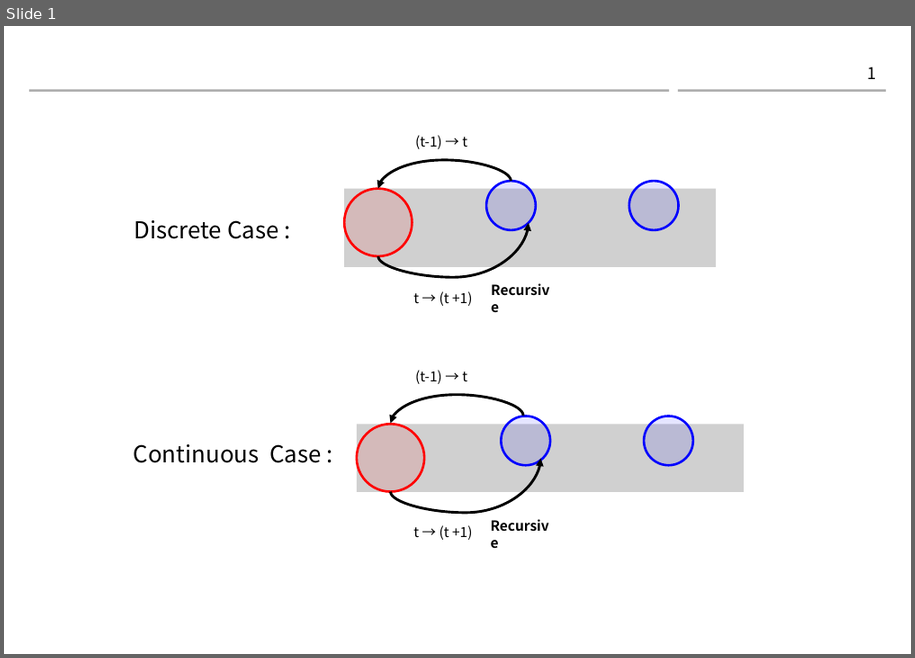
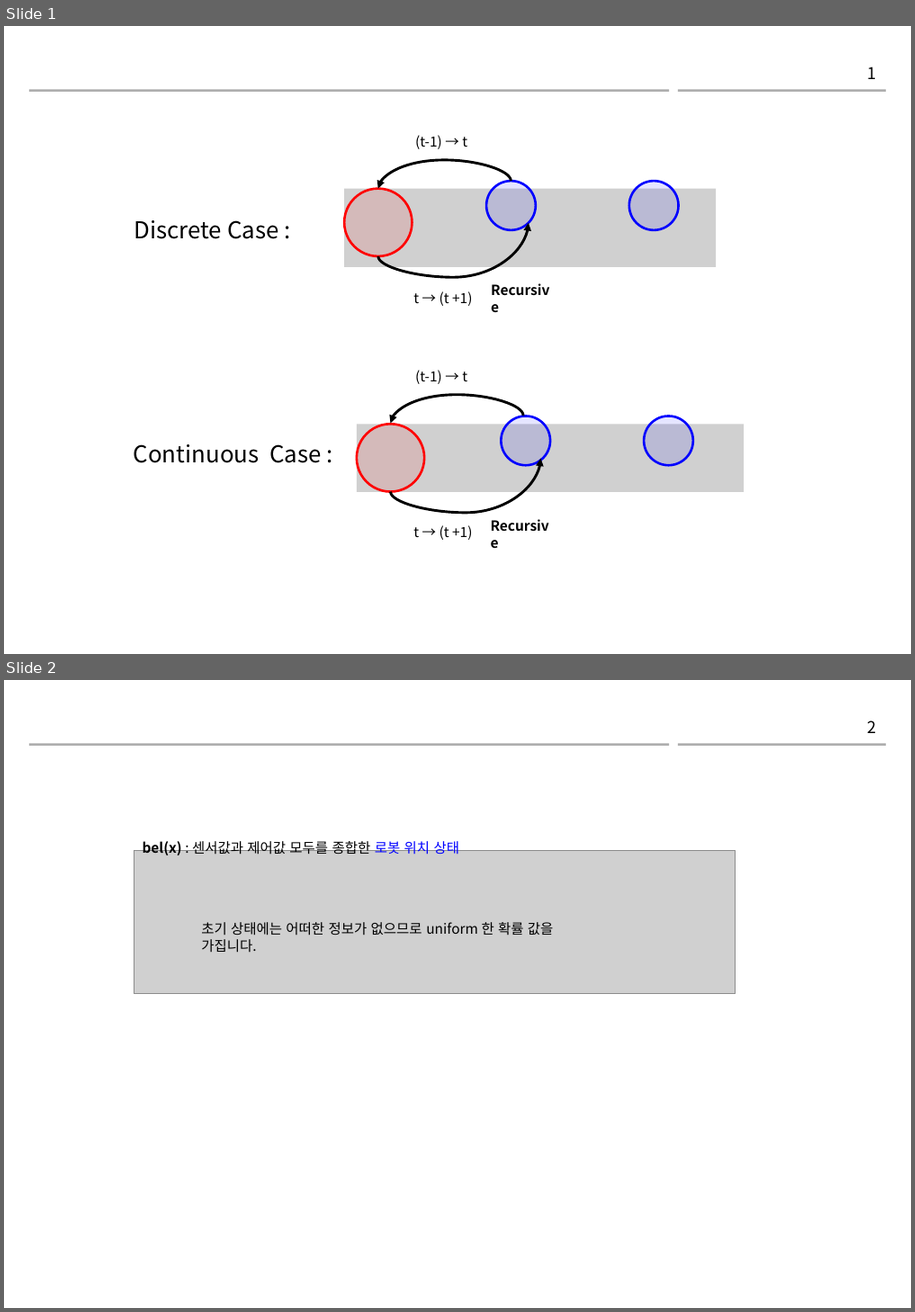
Before and after one commit to gaussian37/gaussian37.github.io, a slide deck: assets/img/autodrive/ose/bayes_filter/bayes_filter.pptx. Shown one above the other, each under a label of ours: slide 1 before the commit, slides 1 and 2 after it. The pictures are 915x658 and 915x1312 pixels, drawn with LibreOffice and Linux fonts; fonts in the diff are those of the drawing; grey boxes stand for pictures; background and template pictures are left out. Boxes give left, top, right and bottom in pixels: in the first picture for what was removed or moved away, otherwise in the second. Text is boxed around its words. In the diff, an @@ line names an element or a change of style, - is before the commit and + after.

```diff
--- a/assets/img/autodrive/ose/bayes_filter/bayes_filter.pptx
+++ b/assets/img/autodrive/ose/bayes_filter/bayes_filter.pptx
@@ slide 2 added at [4, 680, 911, 1308], background #FFFFFF; not listed: 2 template elements that a slide beside it also shows @@
@@ page number added at [868, 720, 877, 733], 14 pt, text #000000 @@
+2
@@ text added at [143, 839, 460, 857], 12 pt, text #000000 @@
+bel(x) : 센서값과 제어값 모두를 종합한 로봇 위치 상태
@@ picture added at [134, 850, 736, 994] @@
@@ text added at [201, 922, 553, 953], 12 pt, text #000000 @@
+초기 상태에는 어떠한 정보가 없으므로 uniform 한 확률 값을 가집니다.
```
Also in this commit, not shown: 7 other slides added, 1 other file.
